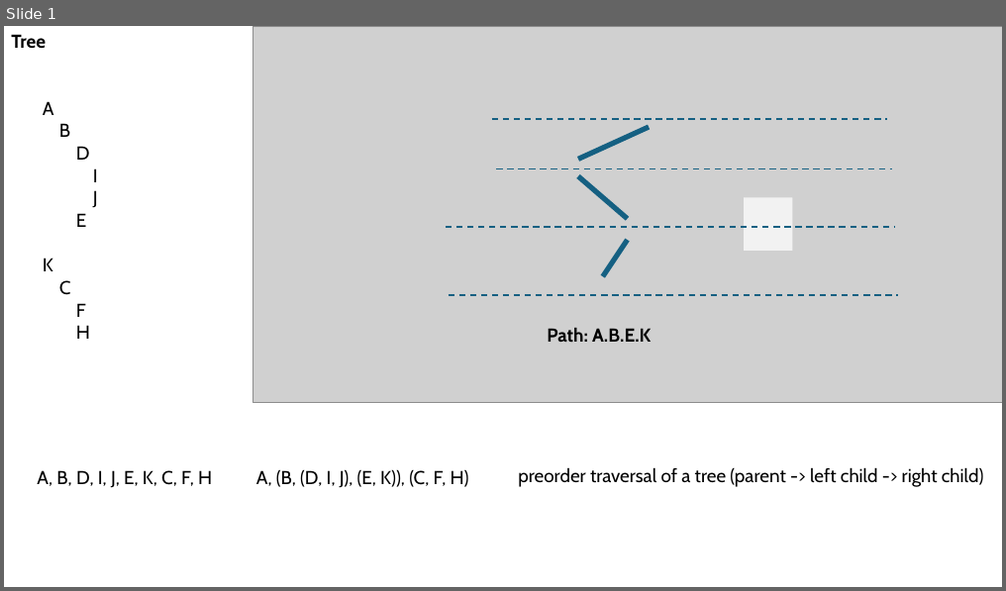
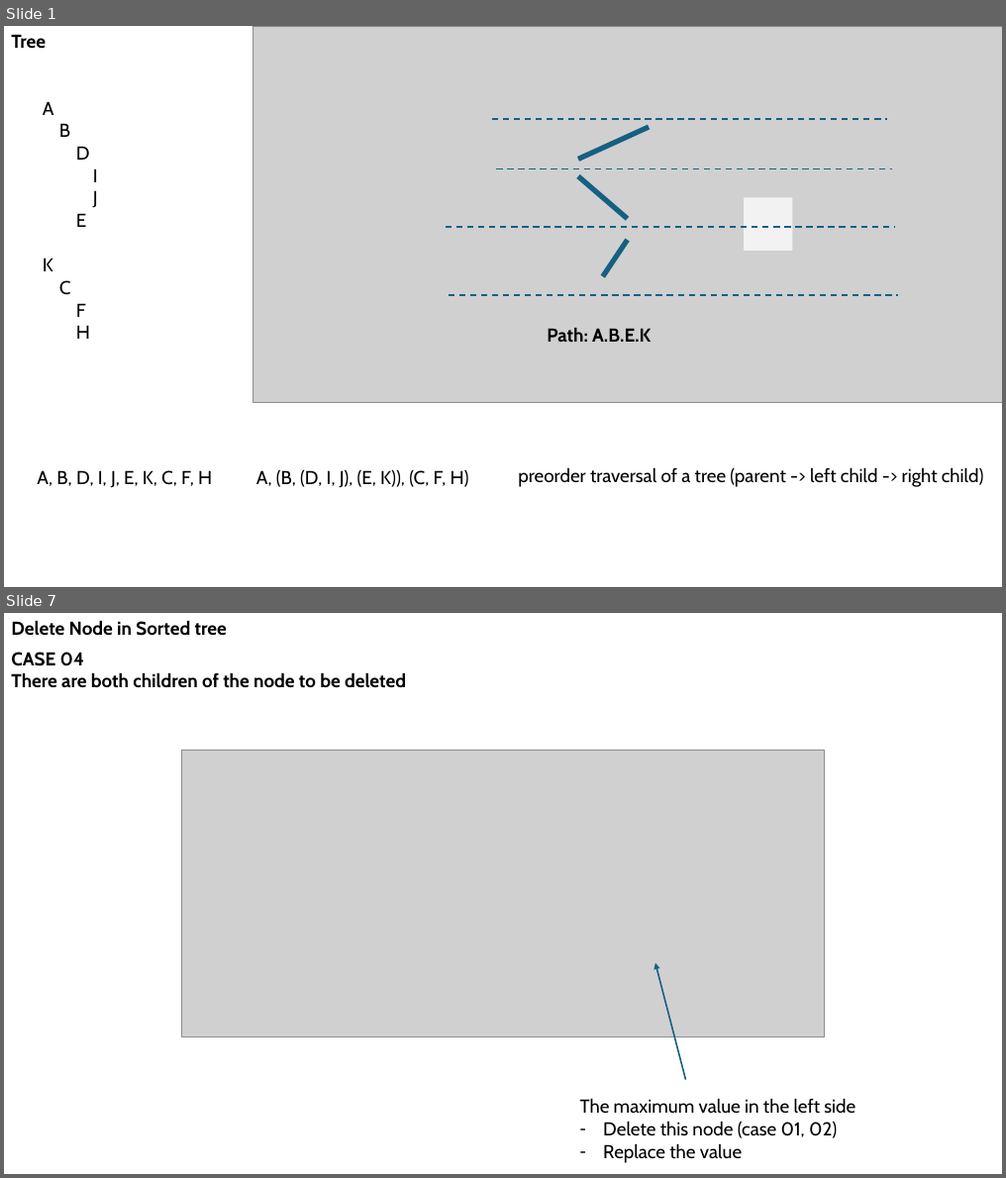
Before and after one commit to mo-mosverkstad/my_data_structure, a slide deck: ppt/dataStructure.pptx. Shown one above the other, each under a label of ours: slide 1 before the commit, slides 1 and 7 after it; the slides between them are not shown. The pictures are 1006x591 and 1006x1178 pixels, drawn with LibreOffice and Linux fonts; fonts in the diff are those of the drawing; grey boxes stand for pictures. Boxes give left, top, right and bottom in pixels: in the first picture for what was removed or moved away, otherwise in the second. Text is boxed around its words. In the diff, an @@ line names an element or a change of style, - is before the commit and + after.

```diff
--- a/ppt/dataStructure.pptx
+++ b/ppt/dataStructure.pptx
@@ slide 7 added at <box>4,613,1002,1174</box>, background #FFFFFF @@
@@ text added at <box>11,620,227,636</box>, 18 pt, text #000000, bold @@
+Delete Node in Sorted tree
@@ text added at <box>11,652,406,688</box>, 18 pt, text #000000, bold @@
+CASE 04
+There are both children of the node to be deleted
@@ picture added at <box>181,750,825,1038</box> @@
@@ arrow added from (686, 1080) to (655, 963), #156082 1.5 pt @@
@@ text added at <box>580,1098,855,1163</box>, 18 pt, text #000000 @@
+The maximum value in the left side
+– Delete this node (case 01, 02)
+– Replace the value
```
Also in this commit, not shown: 1 slide changed, 9 other slides added, 6 other files.
